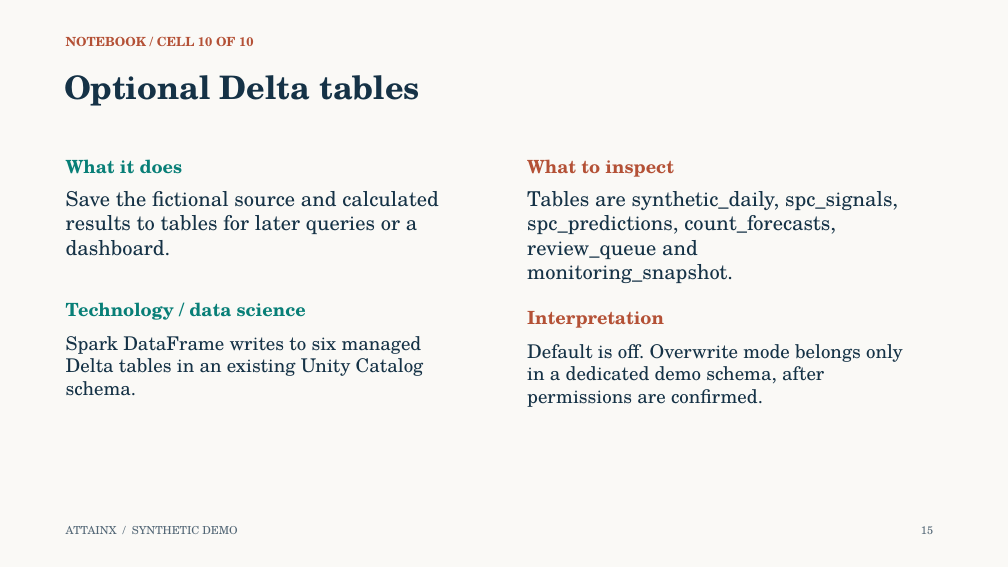
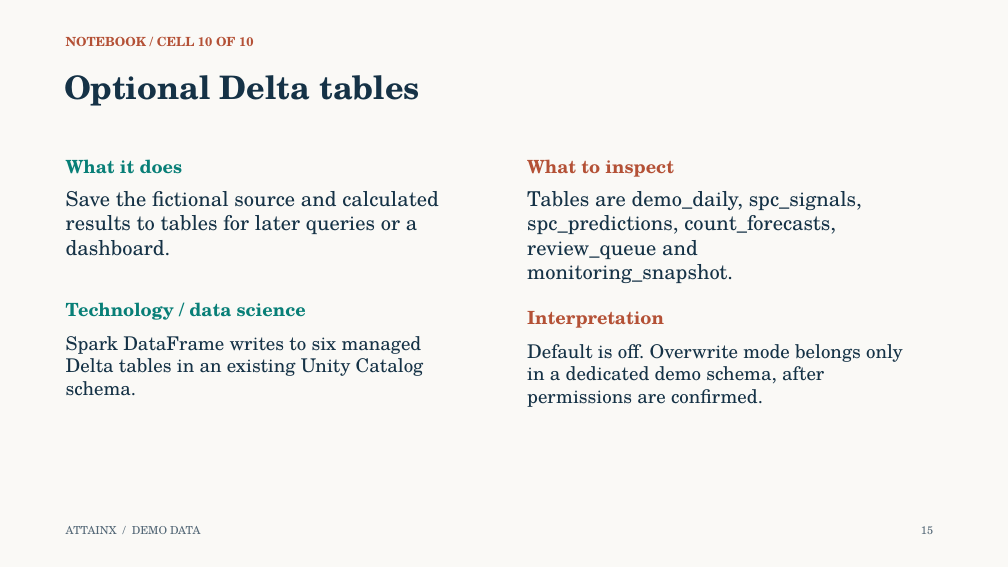
Before and after one commit to 0xpvtrickbateman/SPC-ML-Demo, a slide deck: slide 15 of docs/SPC_ML_Demo_Walkthrough_Ready.pptx. Drawn at 1008x567 pixels with LibreOffice and Linux fonts; fonts in the diff are those of the drawing. Boxes give left, top, right and bottom in pixels: in the first picture for what was removed or moved away, otherwise in the second. Text is boxed around its words. In the diff, an @@ line names an element or a change of style, - is before the commit and + after.

Commit message:
Revise demo wording and document USCIS capability gaps

```diff
--- a/docs/SPC_ML_Demo_Walkthrough_Ready.pptx
+++ b/docs/SPC_ML_Demo_Walkthrough_Ready.pptx
@@ text at (527, 191, 862, 283): text changed @@
-Tables are synthetic_daily, spc_signals, spc_predictions, count_forecasts, review_queue and monitoring_snapshot.
+Tables are demo_daily, spc_signals, spc_predictions, count_forecasts, review_queue and monitoring_snapshot.
@@ text at (66, 526, 201, 534): text changed @@
-ATTAINX / SYNTHETIC DEMO
+ATTAINX / DEMO DATA
```
Also in this commit, not shown: 21 other slides changed, 3 other files.
